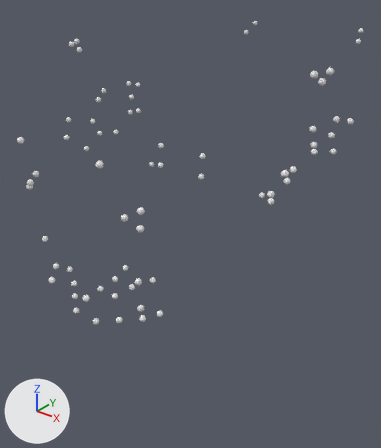
A saved change to the glTF model frontend/public/assets/anatomy/zanatomy/male-lymphatic.glb.
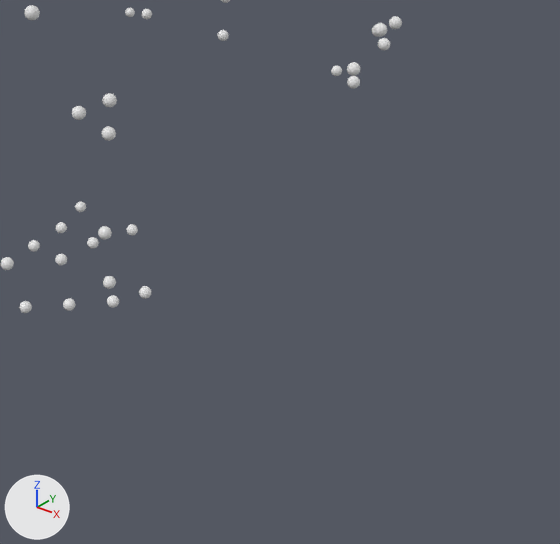
Each version appears first whole from a 50 mm camera at (0.146, -0.178, 1.627) aimed at (-0.007, 0.014, 1.508), and next in a close-up on the part from 22% to 100% of the width and 35% to 100% of the height. Arrows for +X, +Y and +Z are at lower left; the lights stay in place. The older version's two pictures come first. Where no turn or scale is listed for an object, it has been applied to the vertices.
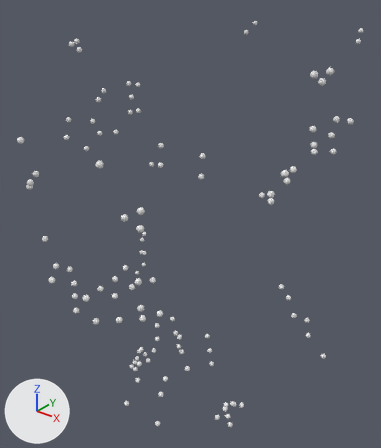
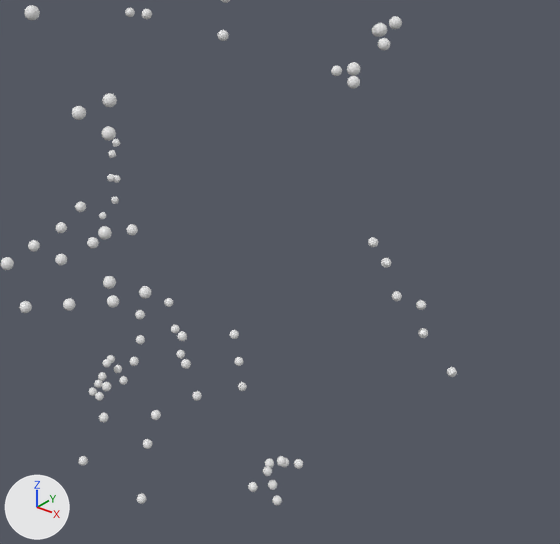
Pixel boxes [x1, y1, x2, y2] of what changed, in the close-ups (560 x 544 px):
'ZAM-b26fe160f61d', added
    after: [368, 237, 457, 377]
'ZAM-4839b236ed2d', added
    after: [78, 382, 161, 504]
'ZAM-353321e011d8', added
    after: [164, 298, 247, 391]
'ZAM-804f25dc1a95', added
    after: [248, 466, 282, 505]
'ZAM-751664b966d0', added
    after: [99, 139, 121, 219]
'ZAM-2960a3880305', added
    after: [265, 456, 303, 469]
'ZAM-ab1936d1262d', added
    after: [89, 372, 107, 401]
'ZAM-2f93e1255239', added
    after: [177, 331, 202, 401]
'ZAM-cc6f5a40e4a5', added
    after: [103, 355, 128, 385]
'ZAM-2ad9106137d9', added
    after: [130, 310, 145, 366]

Patch to the scene script:
```diff
--- a/frontend/public/assets/anatomy/zanatomy/male-lymphatic.glb.py
+++ b/frontend/public/assets/anatomy/zanatomy/male-lymphatic.glb.py
@@ ob_zam_cc6f5a40e4a5 @@
+ob_zam_cc6f5a40e4a5 = bpy.data.objects.new('ZAM-cc6f5a40e4a5', me_zam_cc6f5a40e4a5)  # 297 vertices, 578 faces; spans x -0.00532..0.00532, y -0.00363..0.00363, z -0.00405..0.00405
+ob_zam_cc6f5a40e4a5.location = (-0.0325, 0.0006, 1.4194)
@@ ob_zam_b26fe160f61d @@
+ob_zam_b26fe160f61d = bpy.data.objects.new('ZAM-b26fe160f61d', me_zam_b26fe160f61d)  # 163 vertices, 302 faces; spans x -0.0115..0.0115, y -0.0078..0.0078, z -0.0212..0.0212
+ob_zam_b26fe160f61d.location = (0.0554, 0.0252, 1.4687)
@@ ob_zam_ab1936d1262d @@
+ob_zam_ab1936d1262d = bpy.data.objects.new('ZAM-ab1936d1262d', me_zam_ab1936d1262d)  # 296 vertices, 576 faces; spans x -0.00439..0.00439, y -0.0032..0.0032, z -0.00523..0.00523
+ob_zam_ab1936d1262d.location = (-0.0328, -0.0076, 1.4165)
@@ ob_zam_804f25dc1a95 @@
+ob_zam_804f25dc1a95 = bpy.data.objects.new('ZAM-804f25dc1a95', me_zam_804f25dc1a95)  # 296 vertices, 576 faces; spans x -0.00439..0.00439, y -0.0032..0.0032, z -0.00523..0.00523
+ob_zam_804f25dc1a95.location = (0.0325, -0.0076, 1.4165)
@@ ob_zam_751664b966d0 @@
+ob_zam_751664b966d0 = bpy.data.objects.new('ZAM-751664b966d0', me_zam_751664b966d0)  # 163 vertices, 302 faces; spans x -0.0115..0.0115, y -0.0077..0.0077, z -0.0212..0.0212
+ob_zam_751664b966d0.location = (-0.0556, 0.0252, 1.4687)
@@ ob_zam_4839b236ed2d @@
+ob_zam_4839b236ed2d = bpy.data.objects.new('ZAM-4839b236ed2d', me_zam_4839b236ed2d)  # 443 vertices, 862 faces; spans x -0.0123..0.0123, y -0.0057..0.0057, z -0.0122..0.0122
+ob_zam_4839b236ed2d.location = (-0.0001, -0.0306, 1.4314)
@@ ob_zam_353321e011d8 @@
+ob_zam_353321e011d8 = bpy.data.objects.new('ZAM-353321e011d8', me_zam_353321e011d8)  # 439 vertices, 854 faces; spans x -0.0134..0.0134, y -0.0037..0.0037, z -0.0124..0.0124
+ob_zam_353321e011d8.location = (-0.0001, 0.0066, 1.4409)
@@ ob_zam_2f93e1255239 @@
+ob_zam_2f93e1255239 = bpy.data.objects.new('ZAM-2f93e1255239', me_zam_2f93e1255239)  # 221 vertices, 430 faces; spans x -0.0033..0.0033, y -0.0019..0.0019, z -0.0109..0.0109
+ob_zam_2f93e1255239.location = (0.0095, -0.0127, 1.4502)
@@ ob_zam_2ad9106137d9 @@
+ob_zam_2ad9106137d9 = bpy.data.objects.new('ZAM-2ad9106137d9', me_zam_2ad9106137d9)  # 221 vertices, 430 faces; spans x -0.0033..0.0033, y -0.0019..0.0019, z -0.0109..0.0109
+ob_zam_2ad9106137d9.location = (-0.0098, -0.0127, 1.4502)
@@ ob_zam_2960a3880305 @@
+ob_zam_2960a3880305 = bpy.data.objects.new('ZAM-2960a3880305', me_zam_2960a3880305)  # 299 vertices, 582 faces; spans x -0.00532..0.00532, y -0.00363..0.00363, z -0.00405..0.00405
+ob_zam_2960a3880305.location = (0.0322, 0.0006, 1.4194)
```
